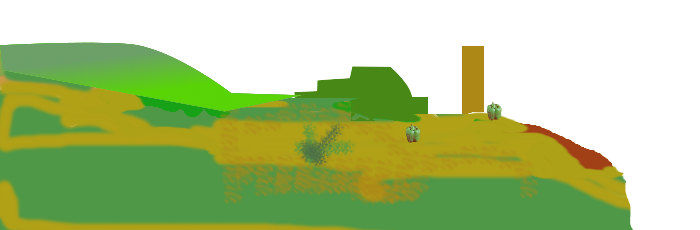
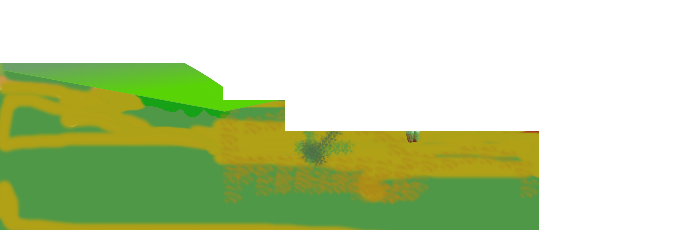
Comparing the layer stacks of the two 700 x 230 images. Changes:
painted on "Layer" over (0, 42, 634, 230)
